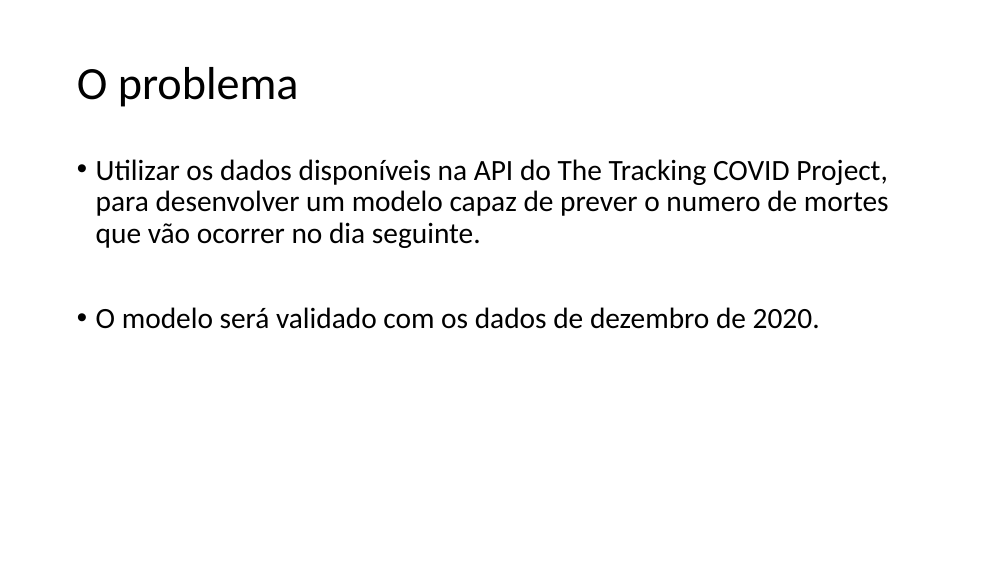
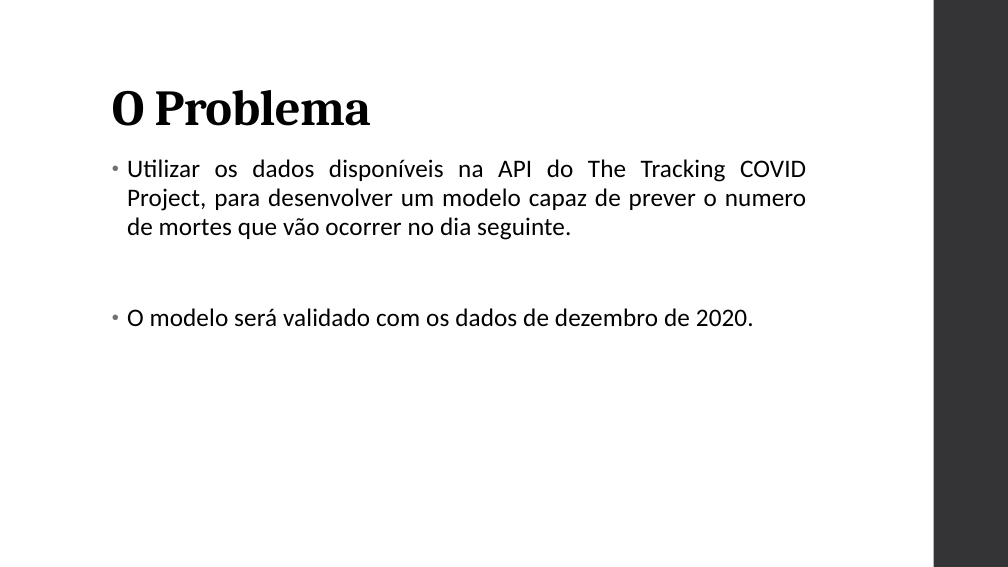
Before and after one commit to rodrigo-neumann/Stone-Age-Covid-project, a slide deck: slide 2 of Stone Age_apresentação.pptx. Drawn at 1008x567 pixels with LibreOffice and Linux fonts; fonts in the diff are those of the drawing. Boxes give left, top, right and bottom in pixels: in the first picture for what was removed or moved away, otherwise in the second. Text is boxed around its words. In the diff, an @@ line names an element or a change of style, - is before the commit and + after.

```diff
--- a/Stone Age_apresentação.pptx
+++ b/Stone Age_apresentação.pptx
@@ rectangle added at (x1=934, y1=0, x2=1008, y2=567), fill #353537 @@
@@ title "O Problema" at (x1=112, y1=90, x2=371, y2=126): vertical alignment middle to bottom @@
@@ title at (x1=112, y1=90, x2=371, y2=126): text changed; size 44 to 48 pt; font Calibri to Cambria; bold on @@
-O problema
+O Problema
@@ text "Utilizar os dados disponíveis na ..." moved from (x1=96, y1=159, x2=889, y2=329) to (x1=127, y1=159, x2=806, y2=327) @@
@@ text "Utilizar os dados disponíveis na ..." at (x1=127, y1=159, x2=806, y2=327): size 28 to 24 pt, letter spacing 0 to 0.1 pt; alignment left to justified; indent changed; line spacing 0.9 to 0.95; more space between paragraphs @@
```
Also in this commit, not shown: 17 other slides changed, 1 slide added, 1 slide removed.
